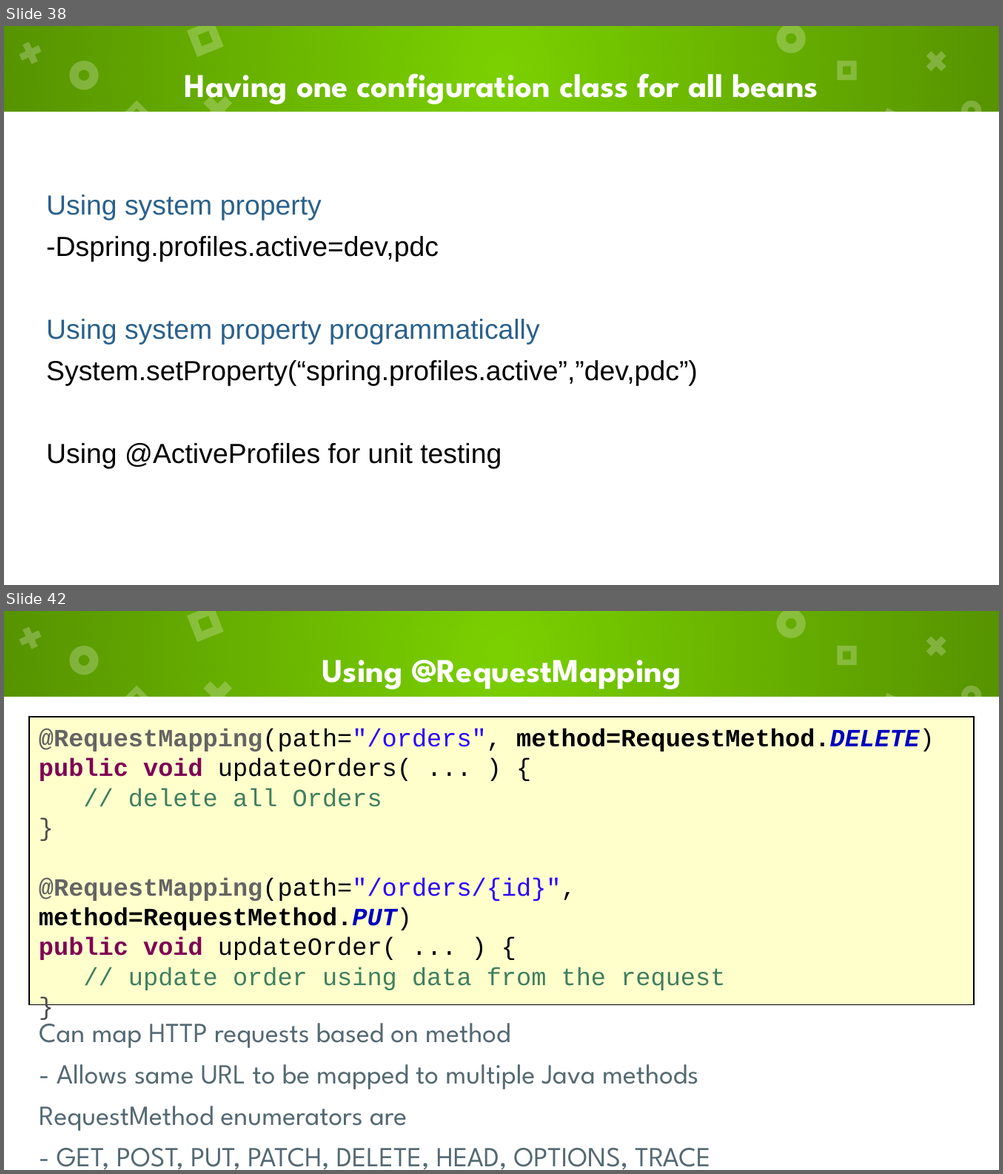
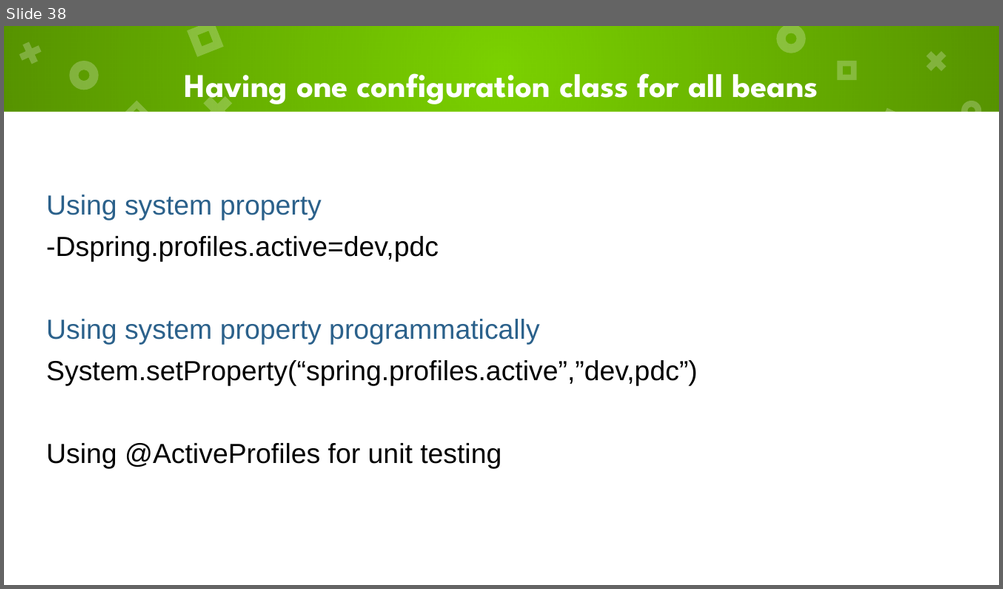
Before and after one commit to digiterati-oct2020/resources, a slide deck: training_materials/01_springcore_intro.pptx. Shown one above the other, each under a label of ours: slides 38 and 42 before the commit, slide 38 after it; the slides between them are not shown. The pictures are 1003x1174 and 1003x589 pixels, drawn with LibreOffice and Linux fonts; fonts in the diff are those of the drawing. Boxes give left, top, right and bottom in pixels: in the first picture for what was removed or moved away, otherwise in the second. Text is boxed around its words. In the diff, an @@ line names an element or a change of style, - is before the commit and + after.

Commit message:
modified files

```diff
--- a/training_materials/01_springcore_intro.pptx
+++ b/training_materials/01_springcore_intro.pptx
@@ slide 42 removed at (4,611,999,1170), background #7BD100; not listed: 14 template elements that a slide beside it also shows @@
@@ title removed at (321,660,680,689) @@
-Using @RequestMapping
@@ freeform shape removed at (29,718,973,1006) @@
-@RequestMapping(path="/orders", method=RequestMethod.DELETE)
-public void updateOrders( ... ) {
-// delete all Orders
-}
-@RequestMapping(path="/orders/{id}", method=RequestMethod.PUT)
-public void updateOrder( ... ) {
-// update order using data from the request
-}
@@ text removed at (39,1014,710,1170) @@
-Can map HTTP requests based on method
-- Allows same URL to be mapped to multiple Java methods
-RequestMethod enumerators are
-- GET, POST, PUT, PATCH, DELETE, HEAD, OPTIONS, TRACE
```
Also in this commit, not shown: 5 other slides removed.
